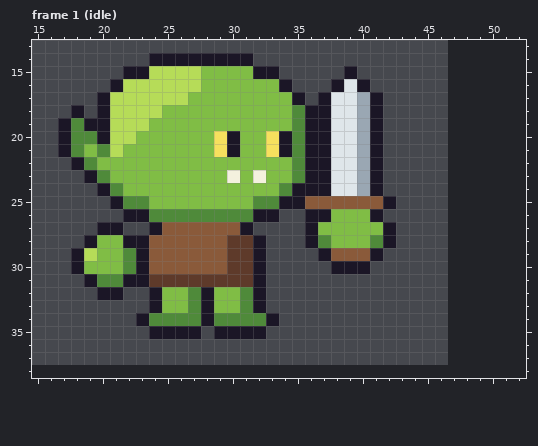
A pixel-art file gets an edit: art/goblin.aseprite. The first picture shows the starting point.
32x32 pixels, 1 frame. Colours within 5 levels of each other are drawn and written as one. Shown: frame 1 (idle): x 15..52, y 13..38. The old version is drawn lined up with the new one, on the new canvas. The commit also changed other frames, which this record leaves out.
After:
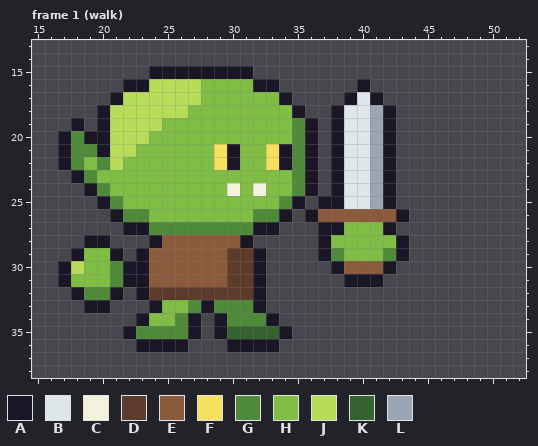
Palette (. is transparent): A #1b1626  B #dfe6ea  C #f4f1de  D #5e3a2a  E #8a5a3a  F #f6e05e  G #4f8a3a  H #80bd45  J #b6dc58  K #35632f  L #9aa7b3
Edits made:
canvas 32x32 -> 56x40, the old top-left corner now at 15,6
Changed rows in their new state; - is an unchanged pixel.
Frame 1 (walk):
first column x 17:
14 -------........------------
15 -----..AAAAAAAA..-----.----
16 ----.AA--------AA.---..----
17 ---.A-----J------A.-..AB---
18 -.------JJ--------A..A-BLA-
19 .A.----J------------.A-BLA-
20 --A---J-----HH--HH--.A-BLA-
21 --GA-J--------------.A-BLA-
22 AGHGJ-------FA--FA--.A-BLA-
23 -AGH---------H-H----.A-BLA-
24 --AGH--------C-C-HG-.A-BLA-
25 ---AGHH--------HHG-.AABBL--
26 ----AGGHHHHHHHHGGA--EEEEEEA
27 ---..AAGGGGGGGGAA--.AA-----
28 ---A...A-----EA.---.A---HHA
29 --H-A.---------------GHHHGA
30 AJ--GA----------------EEEA-
31 AHHH---EEEEEE---------AAA--
32 -AGG--ADDDDDDDD------------
33 --AA--------GG-------------
34 -------HH-A.A--------------
35 -----AGGGG---KKKKA---------
36 ------AAAA---AAAA----------
Where, in picture pixels (left, top, right, bottom), the same in both pictures:
changed: (58, 53, 409, 352)
